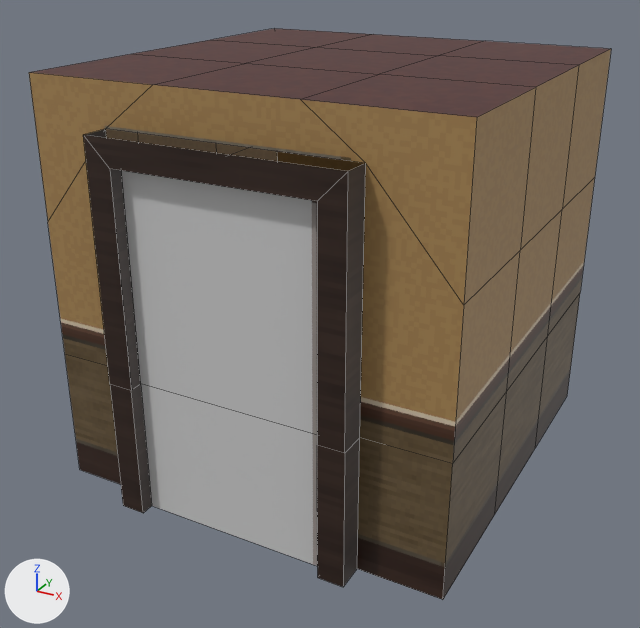
A saved change to the Blender file art/block1.blend.
Both versions are drawn from a camera (50 mm lens) standing at (2.93, -5.7, 2.36) and looking at (-0.04, -0.29, -0.34). The axes (+X, +Y, +Z) are drawn at lower left. The lights are the same throughout. Mesh edges are drawn as thin lines.
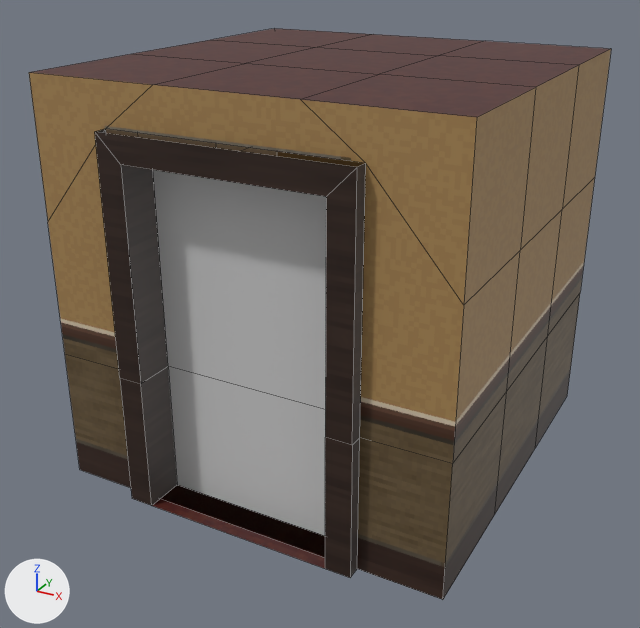
Changed parts and their boxes [x1, y1, x2, y2] in the pictures (640 x 628 px; the box of a moved part takes in the faces that stretch with it):
part 1 of me_cube_001, moved or reshaped
    before: [83, 129, 366, 587]
    after: [95, 129, 366, 578]
part 2 of me_cube_001, surface changed
    before: [131, 384, 152, 513]
    after: [141, 367, 177, 505]

Patch to the scene script:
```diff
--- a/art/block1.blend.py
+++ b/art/block1.blend.py
@@ me_cube_001 @@
 # used by ob_cube; location = (0.0, 0.0, 0.0)
-me_cube_001.from_pydata(...)  # 74 vertices, 68 faces; spans x -1.5..1.5, y -1.7..1.5, z -1.5..1.5
+me_cube_001.from_pydata(...)  # 74 vertices, 69 faces; spans x -1.5..1.5, y -1.6..1.5, z -1.5..1.5
+# me_cube_001 part 1
+# 2 vertices are removed from x -0.72..0.72, y -1.7, z 1.02
+# 12 faces are deleted
+# 6 vertices in x -0.9..0.9, y -1.7, z -1.5..1.2 move by (0.0, 0.1, 0.0)
+# 4 vertices in x -0.72..0.72, y -1.7, z -1.5..-0.5 move by (0.0, 0.4, 0.0)
+# 2 vertices are added at (0.72, -1.3, 1.02), (-0.72, -1.3, 1.02)
+# 13 new faces join them
+# me_cube_001 part 2: 2 kept faces spanning x -0.72..0.72, y -1.6..-1.3, z -1.5..-0.5 get new texture (UV) coordinates
 me_cube_001.materials.append(mat_atlas)
```
